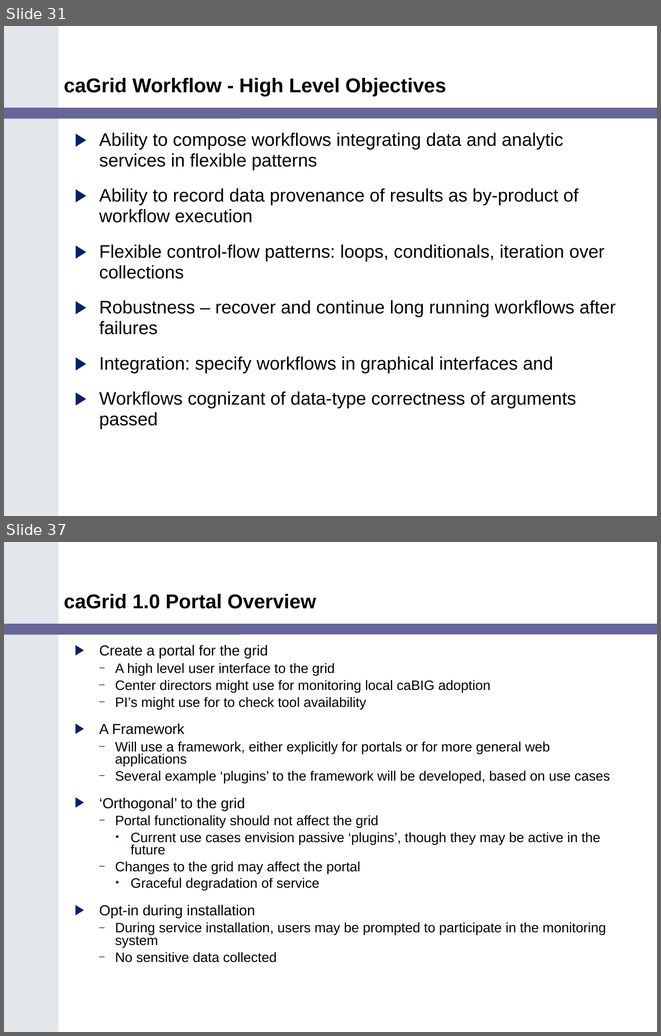
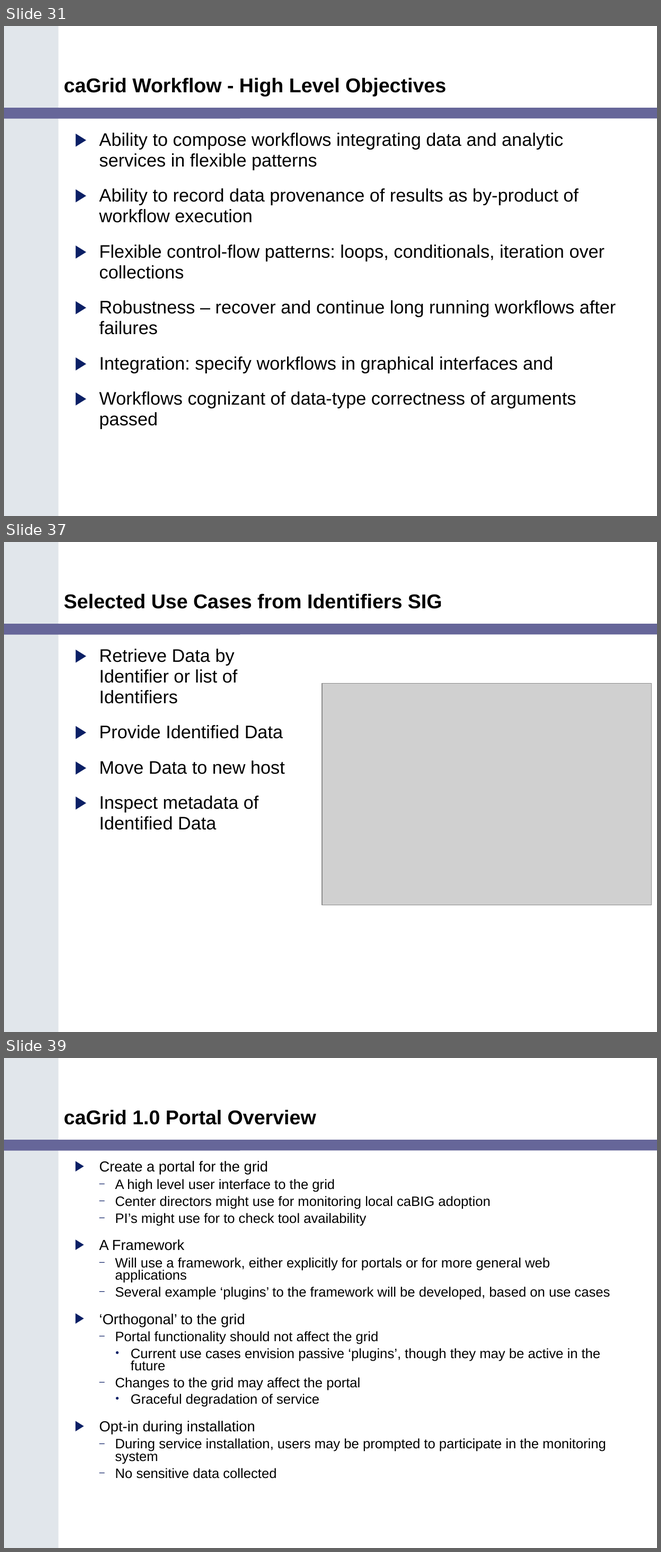
Before and after one commit to NCIP/cagrid-docs, a slide deck: presentations/200602_VCDE_ARCH/caGrid_Update_Arch_VCDE_Feb1.ppt. Shown one above the other, each under a label of ours: slides 31 and 37 before the commit, slides 31, 37 and 39 after it; the slides between them are not shown. The pictures are 661x1036 and 661x1552 pixels, drawn with LibreOffice and Linux fonts; fonts in the diff are those of the drawing; grey boxes stand for pictures; background and template pictures are left out. Boxes give left, top, right and bottom in pixels: in the first picture for what was removed or moved away, otherwise in the second. Text is boxed around its words. In the diff, an @@ line names an element or a change of style, - is before the commit and + after.

```diff
--- a/presentations/200602_VCDE_ARCH/caGrid_Update_Arch_VCDE_Feb1.ppt
+++ b/presentations/200602_VCDE_ARCH/caGrid_Update_Arch_VCDE_Feb1.ppt
@@ slide 37 added at (4, 542, 657, 1032), background #FFFFFF; not listed: 2 template elements that a slide beside it also shows @@
@@ title added at (64, 593, 442, 609), 22 pt, text #000000, bold @@
+Selected Use Cases from Identifiers SIG
@@ text added at (99, 649, 285, 830), 20 pt, text #000000 @@
+▶ Retrieve Data by Identifier or list of Identifiers
+▶ Provide Identified Data
+▶ Move Data to new host
+▶ Inspect metadata of Identified Data
@@ picture added at (322, 684, 652, 905) @@
@@ what was slide 37 is now slide 39 @@
```
Also in this commit, not shown: 7 slides changed, 2 other slides added, 1 slide removed.
